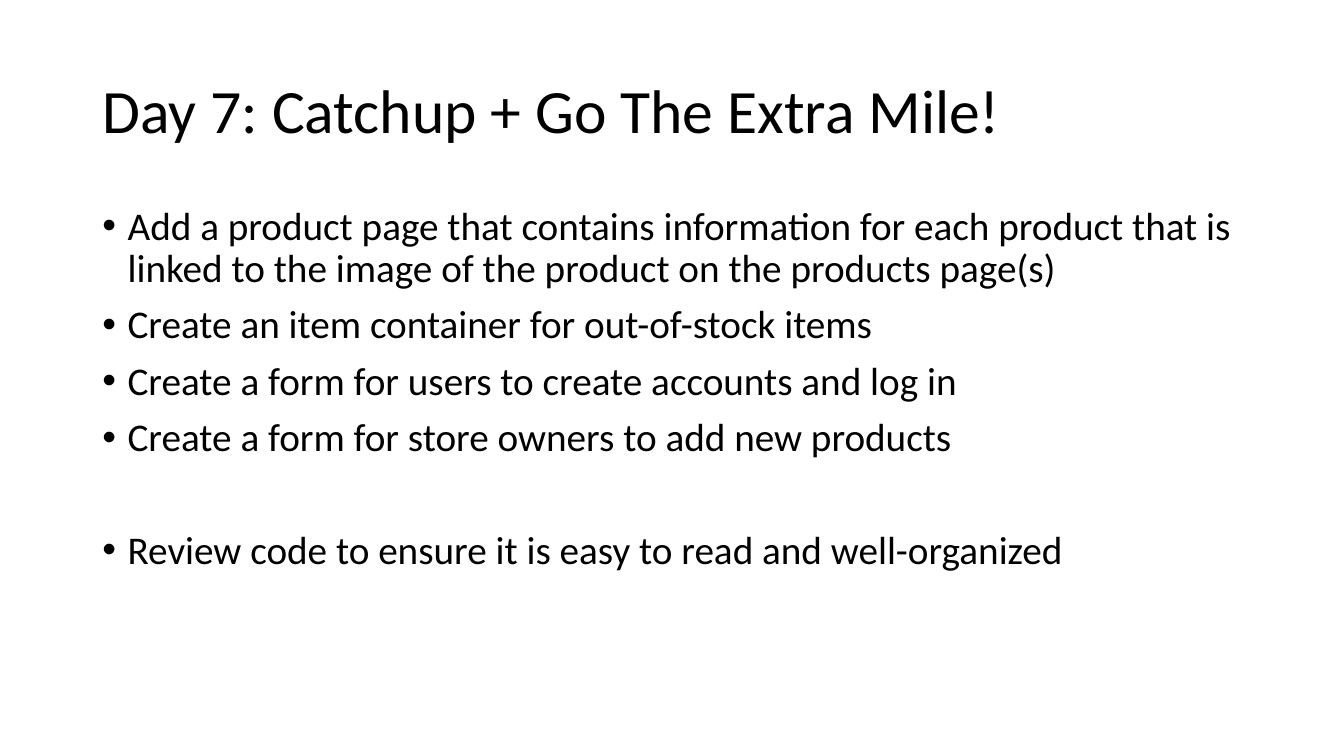
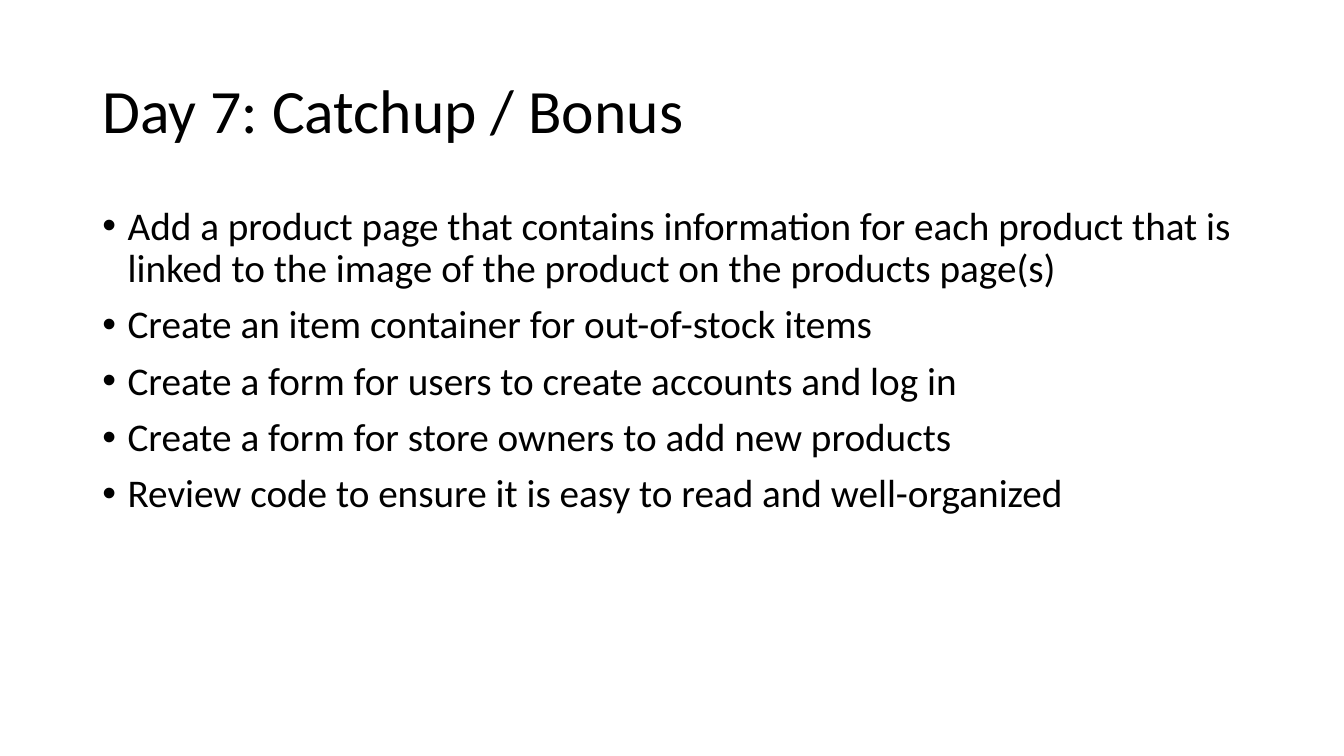
Before and after one commit to MrJoshGross/Course-Curricular-Material, a slide deck: slide 16 of Computer Science Discoveries/Projects/Project 3/Project 3 Checklist.pptx (slide 15 before the commit). Drawn at 1344x756 pixels with LibreOffice and Linux fonts; fonts in the diff are those of the drawing. Boxes give left, top, right and bottom in pixels: in the first picture for what was removed or moved away, otherwise in the second. Text is boxed around its words. In the diff, an @@ line names an element or a change of style, - is before the commit and + after.

```diff
--- a/Computer Science Discoveries/Projects/Project 3/Project 3 Checklist.pptx
+++ b/Computer Science Discoveries/Projects/Project 3/Project 3 Checklist.pptx
@@ title at <box>102,90,683,143</box>: text changed @@
-Day 7: Catchup + Go The Extra Mile!
+Day 7: Catchup / Bonus
@@ text "Add a product page that ..." rewrapped from <box>128,212,1230,571</box> to <box>128,212,1230,514</box> @@
```
Also in this commit, not shown: 7 other slides changed, 1 slide added, 1 other file.
